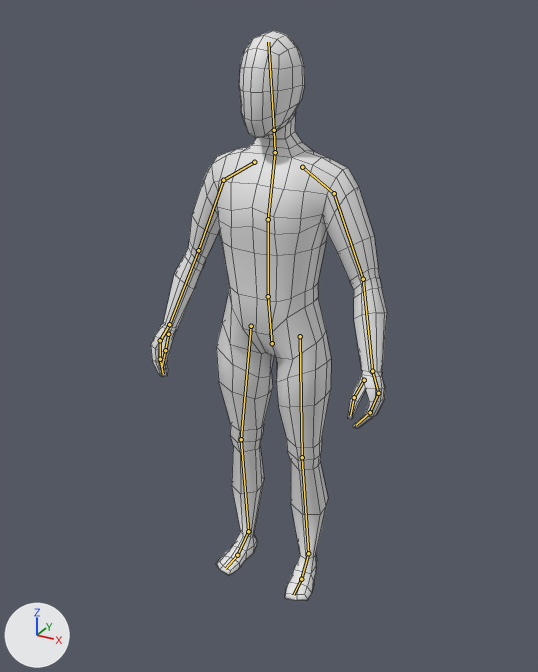
The Blender file Media/player.blend: old version first, new version second.
Before and after are seen from a 50 mm lens placed at (1.026, -1.89, 1.86), pointed at (-0.009, -0.009, 0.919). Lighting does not change. The marker at lower left points along +X, +Y and +Z. The bones that bend it are drawn over the model as lines. Mesh edges are drawn as thin lines.

In view in the first picture: 'Body'.
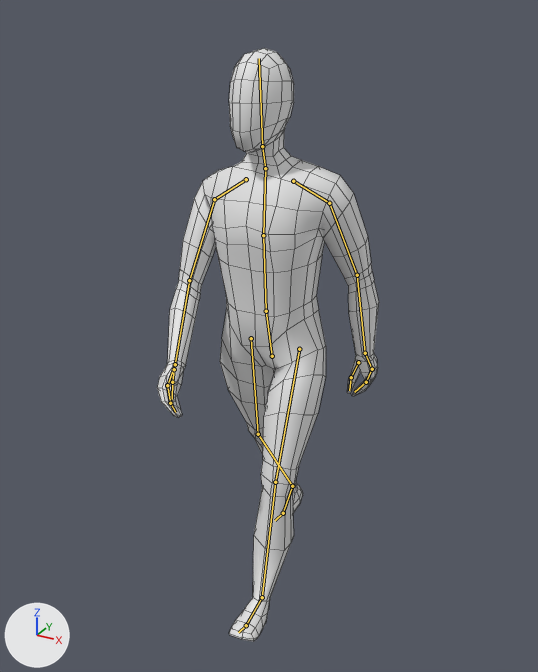
The newer file adds an action. The first version stands in its rest pose; the second is drawn at frame 1 of the action 'ArmatureAction'.

Boxes [x1, y1, x2, y2] around the edits, measured in the pictures (538 x 672 px):
'Body', posed: before [151, 30, 387, 601]; after [157, 48, 379, 642]
bone 'Hips', root to tip: before (272, 343) to (268, 296); after (272, 356) to (266, 311)
bone 'Chest', root to tip: before (268, 219) to (275, 152); after (263, 235) to (265, 168)
bone 'Neck', root to tip: before (275, 152) to (274, 130); after (265, 168) to (262, 146)
bone 'Head', root to tip: before (274, 130) to (268, 42); after (262, 146) to (259, 58)
bone 'Shoulder.L', root to tip: before (302, 167) to (334, 193); after (293, 181) to (329, 203)
bone 'Upper.Arm.L', root to tip: before (334, 193) to (363, 279); after (329, 203) to (357, 275)
bone 'Hand.L', root to tip: before (372, 371) to (378, 393); after (365, 353) to (372, 369)
bone 'Shoulder.R', root to tip: before (254, 162) to (223, 180); after (246, 179) to (214, 199)
bone 'Upper.Arm.R', root to tip: before (223, 180) to (198, 250); after (214, 199) to (189, 280)
bone 'Lower.Arm.R', root to tip: before (198, 250) to (169, 324); after (189, 280) to (175, 364)
bone 'Toes.R', root to tip: before (237, 555) to (225, 568); after (283, 513) to (275, 520)

The change in detail:
Bone 'Hips' (bone_hips) moves from (0.0, 0.0, 0.0) to (0.0, -0.042, 0.007).
Bone 'Hips' (bone_hips) turns from (0, 0, 0) to (3, 0, 1) degrees about its own x, y and z.
Bone 'Chest' (bone_chest) turns from (0, 0, 0) to (0, -1, 3) degrees about its own x, y and z.
Bone 'Neck' (bone_neck) turns from (0, 0, 0) to (0, 0, -2) degrees about its own x, y and z.
Bone 'Head' (bone_head) turns from (0, 0, 0) to (-10, 0, 0) degrees about its own x, y and z.
Bone 'Shoulder.L' (bone_shoulder_l) turns from (0, 0, 0) to (-9, 15, -2) degrees about its own x, y and z.
Bone 'Upper.Arm.L' (bone_upper_arm_l) turns from (0, 0, 0) to (-2, -1, -14) degrees about its own x, y and z.
Bone 'Hand.L' (bone_hand_l) turns from (0, 0, 0) to (-12, 4, -1) degrees about its own x, y and z.
Bone 'Shoulder.R' (bone_shoulder_r) turns from (0, 0, 0) to (7, 12, 0) degrees about its own x, y and z.
Bone 'Upper.Arm.R' (bone_upper_arm_r) turns from (0, 0, 0) to (13, 2, 14) degrees about its own x, y and z.
Bone 'Lower.Arm.R' (bone_lower_arm_r) turns from (0, 0, 0) to (-1, 8, 12) degrees about its own x, y and z.
Bone 'Toes.R' (bone_toes_r) turns from (0, 0, 0) to (19, 5, -12) degrees about its own x, y and z.
Bone 'Calf.IK.L' (bone_calf_ik_l) moves from (0.0, 0.0, 0.0) to (-0.032, -0.281, 0.017).
Bone 'Calf.IK.L' (bone_calf_ik_l) turns from (0, 0, 0) to (-24, 0, 0) degrees about its own x, y and z.
